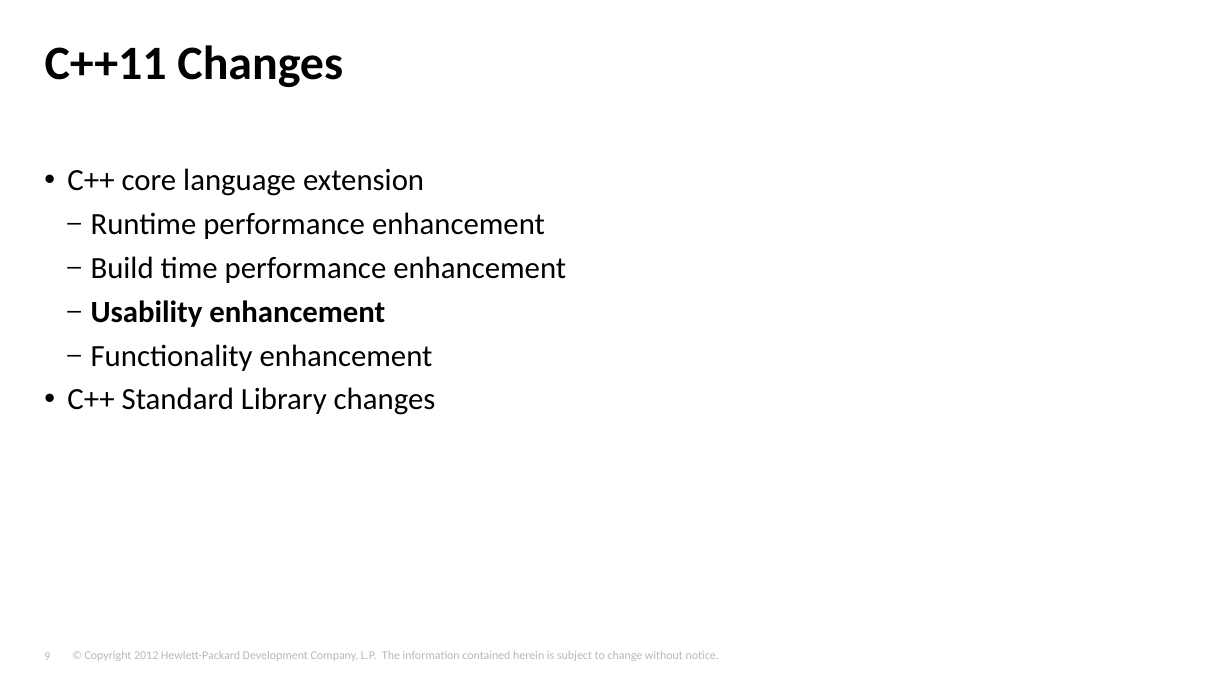
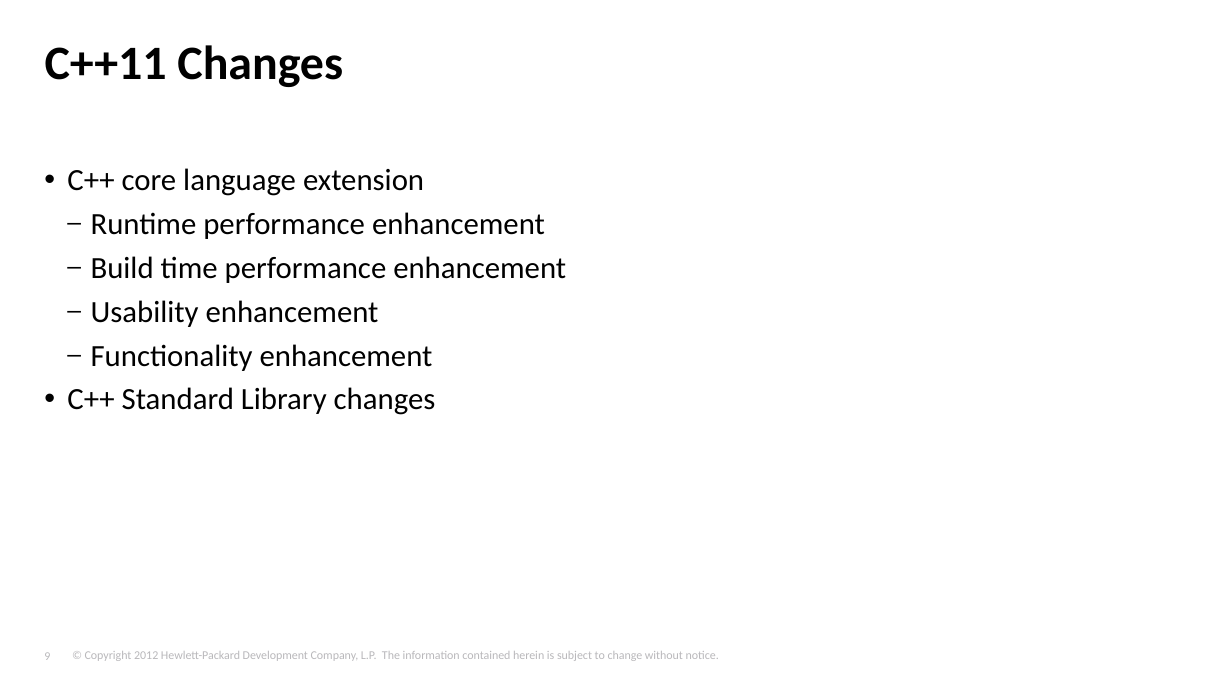
Before and after one commit to tjliupeng/CPP11, a slide deck: slide 9 of C++11.pptx. Drawn at 1232x693 pixels with LibreOffice and Linux fonts; fonts in the diff are those of the drawing; background and template pictures are left out. Boxes give left, top, right and bottom in pixels: in the first picture for what was removed or moved away, otherwise in the second. Text is boxed around its words. In the diff, an @@ line names an element or a change of style, - is before the commit and + after.

```diff
--- a/C++11.pptx
+++ b/C++11.pptx
@@ text at box(91, 300, 379, 327): bold off in "Usability enhancement" @@
```
Also in this commit, not shown: 6 other slides changed, 46 slides added, 15 slides removed, 1 other file.
